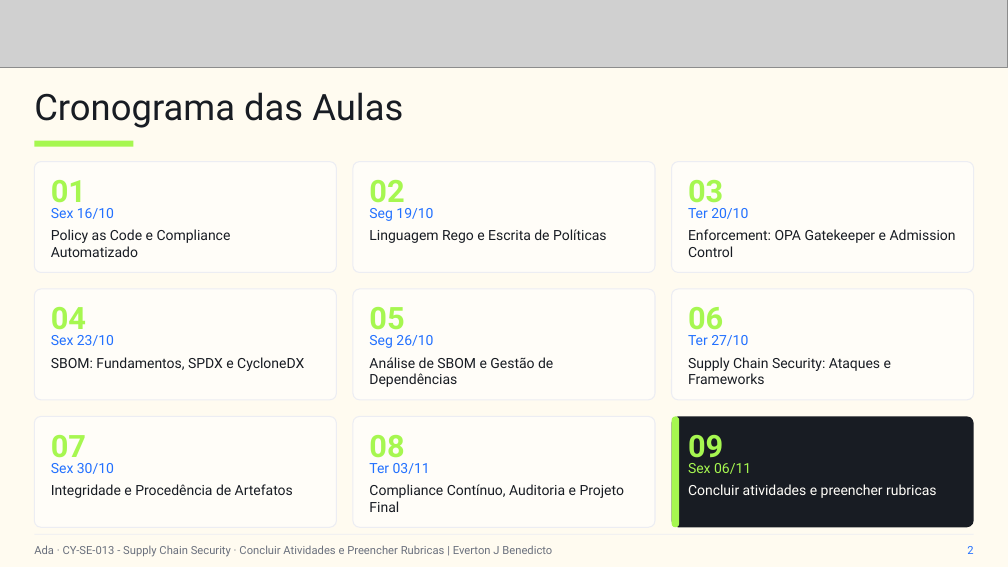
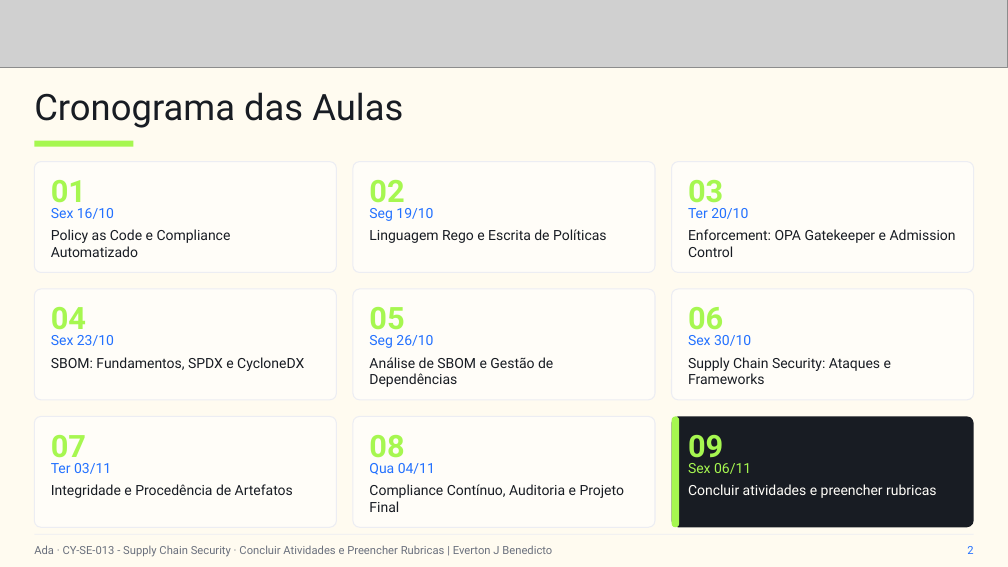
Before and after one commit to everton-dev/AdaTech.Aulas, a slide deck: slide 2 of CY-SE-013 - Supply Chain Security/slides/Aula_09_Concluir_Atividades_e_Preencher_Rubricas.pptx. Drawn at 1008x567 pixels with LibreOffice and Linux fonts; fonts in the diff are those of the drawing; grey boxes stand for pictures. Boxes give left, top, right and bottom in pixels: in the first picture for what was removed or moved away, otherwise in the second. Text is boxed around its words. In the diff, an @@ line names an element or a change of style, - is before the commit and + after.

```diff
--- a/CY-SE-013 - Supply Chain Security/slides/Aula_09_Concluir_Atividades_e_Preencher_Rubricas.pptx
+++ b/CY-SE-013 - Supply Chain Security/slides/Aula_09_Concluir_Atividades_e_Preencher_Rubricas.pptx
@@ text at bbox=[688, 335, 751, 346]: text changed @@
-Ter 27/10
+Sex 30/10
@@ text at bbox=[51, 463, 111, 474]: text changed @@
-Sex 30/10
+Ter 03/11
@@ text at bbox=[369, 463, 435, 475]: text changed @@
-Ter 03/11
+Qua 04/11
```
Also in this commit, not shown: 3 other slides changed, 1 slide removed.
